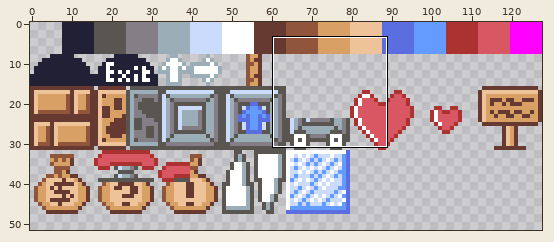
Sprite sheet, stored at tilesets4/FGCommon.png. Above: a wide view before the commit, with the close-up outlined.
Close-up. First the earlier version:
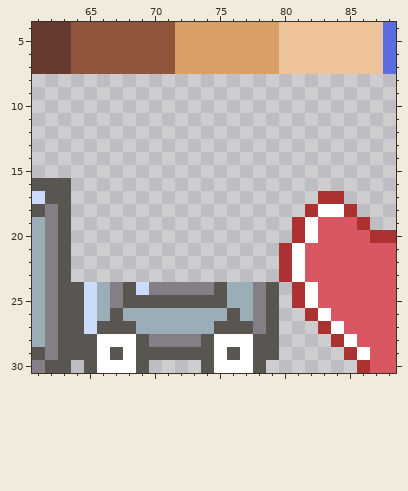
The file is 128x64 pixels. Shown: x 61..88, y 4..30. The wide view leaves out empty margins.
The same view after the edit:
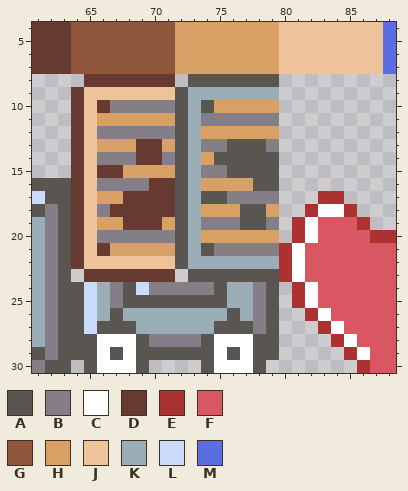
Palette (. is transparent): A #595652  B #847e87  C #ffffff  D #663931  E #ac3232  F #d95763  G #8f563b  H #d9a066  J #eec39a  K #9badb7  L #cbdbfc  M #5b6ee1
Edits made:
Colour A now appears in row 8 at x 73 to 79; in row 9 at x 72; in row 10 at x 72 and 74; in rows 11 to 12 at x 72; in row 13 at x 72 and 76 to 78; in row 14 at x 72 and 75 to 79.
Colour A now appears in row 15 at x 72 and 76 to 79; in row 16 at x 72 and 78 to 79; in row 17 at x 72 and 74 to 75; in rows 18 to 19 at x 72 and 77 to 78; in row 20 at x 72; in row 21 at x 72 and 74.
Colour A now appears in row 22 at x 72; in row 23 at x 73 to 79.
Colour B now appears in row 10 at x 67 to 71; in row 11 at x 74 to 79; in row 12 at x 66 to 71; in row 13 at x 74 to 75 and 79; in row 14 at x 66 to 68 and 71; in row 15 at x 74 to 75.
Colour B now appears in row 16 at x 66 to 69; in row 17 at x 76 to 79; in row 18 at x 66; in row 19 at x 74 to 76 and 79; in row 20 at x 66 to 71; in row 21 at x 75 to 79.
Colour D now appears in row 8 at x 65 to 71; in row 9 at x 64; in row 10 at x 64 and 66; in rows 11 to 12 at x 64; in rows 13 to 14 at x 64 and 69 to 70; in row 15 at x 64 and 66 to 67.
Colour D now appears in row 16 at x 64 and 70 to 71; in row 17 at x 64 and 68 to 71; in row 18 at x 64 and 67 to 71; in row 19 at x 64 and 68 to 70; in row 20 at x 64; in row 21 at x 64 and 66.
Colour D now appears in row 22 at x 64; in row 23 at x 65 to 71.
Colour H now appears in row 10 at x 75 to 79; in row 11 at x 66 to 71; in row 12 at x 74 to 79; in row 13 at x 66 to 68 and 71; in row 14 at x 74; in row 15 at x 68 to 71.
Colour H now appears in row 16 at x 74 to 77; in row 17 at x 66 to 67; in row 18 at x 74 to 76 and 79; in row 19 at x 66 to 67 and 71; in row 20 at x 74 to 79; in row 21 at x 67 to 71.
Colour J now appears in row 9 at x 65 to 71; in rows 10 to 21 at x 65; in row 22 at x 65 to 71.
Colour K now appears in row 9 at x 73 to 79; in rows 10 to 21 at x 73; in row 22 at x 73 to 79.
Boxes around the changes in both close-ups, in picture pixels (x1, y1, x2, y2):
added: (71, 74, 279, 282)
